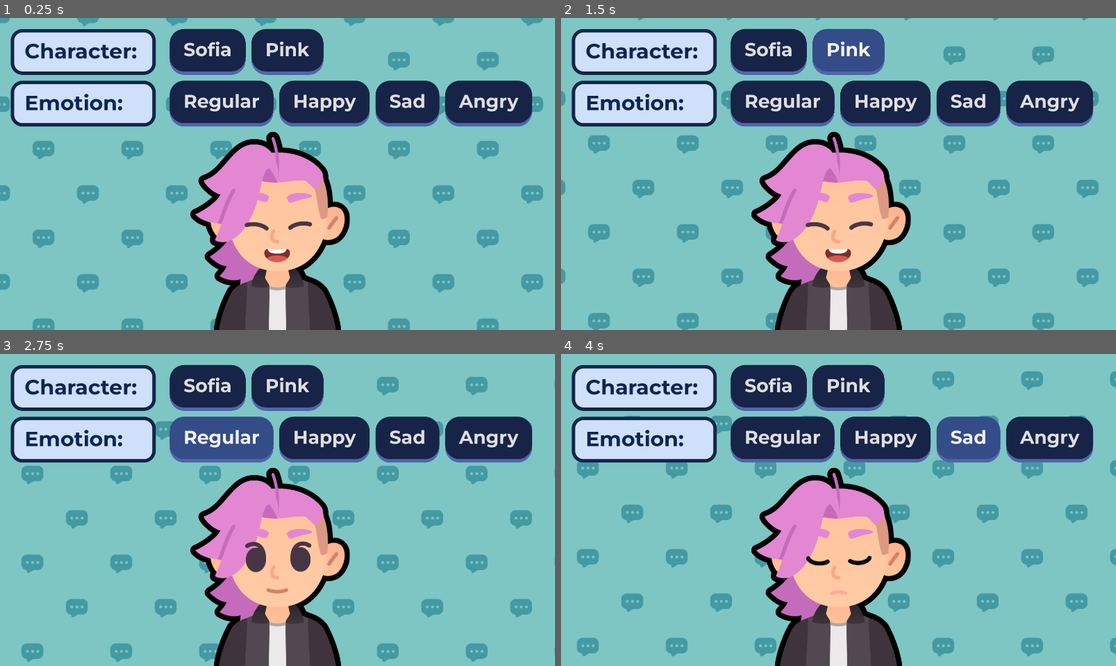
Above: before the commit, frames 1-4 (two rows, left to right).
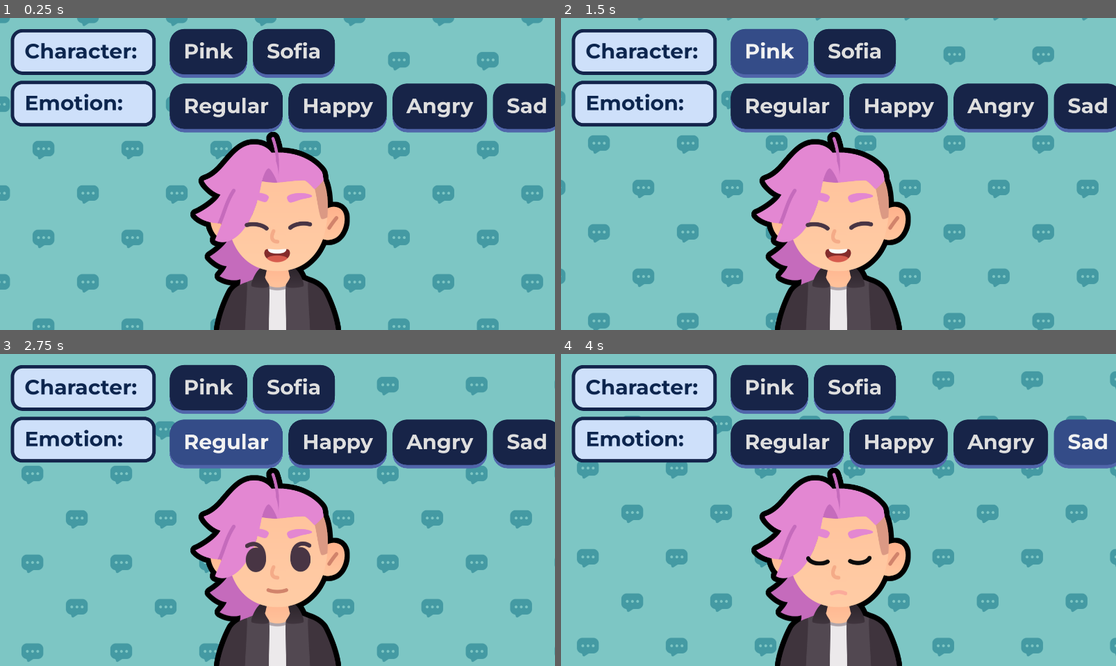
Above: after the commit, the same moments.

Repository: jonathanngkh/gdquest-jon
Game: Godot game, scene res://lessons/expressions.tscn
Same seed, same stepped clock (60 frames per second), same inputs: the game is played once before the commit and once after it. The project has no main scene, so this scene is started directly. Sound files missing from this copy of the repository are replaced by a short silence.
Inputs:
- Up to frame 1 (0.25 s): no input
- Up to frame 2 (1.5 s): click "Sofia" at 0.5 s; click "Pink" at 1.25 s
- Up to frame 3 (2.75 s): click "Regular" at 2 s
- Up to frame 4 (4 s): click "Happy" at 2.75 s; click "Sad" at 3.5 s

The runs differ from the first frame. In frame 1, 7.2% of the frame differs, in the area x 30-100%, y 3-37%; in frame 2, 9.9%; in frame 3, 7.2%; in frame 4, 8.7%.

Commit message:
programatically creating buttons by looping over dictionaries

Diff:
--- a/M07.telling_a_story_workbook/lessons/expressions.gd
+++ b/M07.telling_a_story_workbook/lessons/expressions.gd
@@ -1,13 +1,9 @@
 extends Control
 
-@onready var button_sofia: Button = %ButtonSofia
-@onready var button_pink: Button = %ButtonPink
-@onready var button_regular: Button = %ButtonRegular
-@onready var button_happy: Button = %ButtonHappy
-@onready var button_sad: Button = %ButtonSad
-@onready var button_angry: Button = %ButtonAngry
-@onready var body: TextureRect = $Body
-@onready var expression: TextureRect = $Body/Expression
+@onready var body: TextureRect = %Body
+@onready var expression: TextureRect = %Expression
+@onready var row_characters: HBoxContainer = %RowCharacters
+@onready var row_expressions: HBoxContainer = %RowExpressions
 
 var expressions: Dictionary = {
 	"regular" = preload("res://assets/emotion_regular.png"),
@@ -16,29 +12,49 @@
 	"sad" = preload("res://assets/emotion_sad.png")
 }
 
-
 var characters: Dictionary = {
 	"pink" = preload("res://assets/pink.png"),
 	"sofia" = preload("res://assets/sophia.png")
 }
+
+func create_button(from_dictionary, dictionary_key) -> void:
+	var button := Button.new()
+	if from_dictionary == characters:
+		row_characters.add_child(button)
+	elif from_dictionary == expressions:
+		row_expressions.add_child(button)
+	var key = dictionary_key
+	button.text = key.capitalize()
+	button.pressed.connect(func() -> void:
+		if from_dictionary == characters:
+			body.texture = characters[key]
+		elif from_dictionary == expressions:
+			expression.texture = expressions[key]
+	)
 
 
 # Called when the node enters the scene tree for the first time.
 func _ready() -> void:
 	body.texture = characters["pink"]
 	expression.texture = expressions["happy"]
-	button_pink.pressed.connect(func() -> void:
-		body.texture = characters["pink"])
-	button_sofia.pressed.connect(func() -> void:
-		body.texture = characters["sofia"])
-	button_happy.pressed.connect(func() -> void:
-		expression.texture = expressions["happy"])
-	button_angry.pressed.connect(func() -> void:
-		expression.texture = expressions["angry"])
-	button_sad.pressed.connect(func() -> void:
-		expression.texture = expressions["sad"])
-	button_regular.pressed.connect(func() -> void:
-		expression.texture = expressions["regular"])
+	for character:String in characters:
+		create_button(characters, character)
+	for expression:String in expressions:
+		create_button(expressions, expression)
+
+	#button_pink.pressed.connect(func() -> void:
+		#body.texture = characters["pink"])
+	#button_sofia.pressed.connect(func() -> void:
+		#body.texture = characters["sofia"])
+	#button_happy.pressed.connect(func() -> void:
+		#expression.texture = expressions["happy"])
+	#button_angry.pressed.connect(func() -> void:
+		#expression.texture = expressions["angry"])
+	#button_sad.pressed.connect(func() -> void:
+		#expression.texture = expressions["sad"])
+	#button_regular.pressed.connect(func() -> void:
+		#expression.texture = expressions["regular"])
+
 	#button_pink.pressed.connect(_on_button_pink_pressed)
 	#button_sofia.pressed.connect(_on_button_sofia_pressed)
 	#button_happy.pressed.connect(_on_button_happy_pressed)
--- a/M07.telling_a_story_workbook/lessons/expressions.tscn
+++ b/M07.telling_a_story_workbook/lessons/expressions.tscn
@@ -6,9 +6,6 @@
 [ext_resource type="Texture2D" uid="uid://bnly1gkbxw6b5" path="res://assets/bubble_pattern.png" id="4_fqhlw"]
 [ext_resource type="Texture2D" uid="uid://copkt78vgp37i" path="res://assets/sophia.png" id="5_v4r04"]
 [ext_resource type="Texture2D" uid="uid://d000xjtr4iqtk" path="res://assets/emotion_regular.png" id="6_t35ci"]
-[ext_resource type="Script" path="res://lessons/NextButton.gd" id="7_3mdsn"]
-[ext_resource type="AudioStream" uid="uid://coqq86860tgo8" path="res://assets/sfx/21-cardboard1.wav" id="8_hwvlp"]
-[ext_resource type="AudioStream" uid="uid://ocbvkjojotgm" path="res://assets/talking_synth.mp3" id="17_u12ch"]
 
 [sub_resource type="ShaderMaterial" id="ShaderMaterial_xw5kj"]
 shader = ExtResource("3_32vg7")
@@ -38,6 +35,7 @@
 grow_vertical = 2
 
 [node name="Body" type="TextureRect" parent="."]
+unique_name_in_owner = true
 layout_mode = 1
 anchors_preset = -1
 anchor_top = 0.244
@@ -51,6 +49,7 @@
 stretch_mode = 5
 
 [node name="Expression" type="TextureRect" parent="Body"]
+unique_name_in_owner = true
 layout_mode = 1
 anchors_preset = 15
 anchor_right = 1.0
@@ -80,7 +79,7 @@
 size_flags_vertical = 3
 text = "Emotion:"
 
-[node name="VBoxContainer" type="VBoxContainer" parent="."]
+[node name="ExpressionsVBoxContainer" type="VBoxContainer" parent="."]
 layout_mode = 0
 offset_left = 587.0
 offset_top = 38.0
@@ -88,178 +87,10 @@
 offset_bottom = 376.0
 metadata/_edit_group_ = true
 
-[node name="HBoxContainer" type="HBoxContainer" parent="VBoxContainer"]
+[node name="RowCharacters" type="HBoxContainer" parent="ExpressionsVBoxContainer"]
+unique_name_in_owner = true
 layout_mode = 2
 
-[node name="ButtonSofia" type="Button" parent="VBoxContainer/HBoxContainer"]
+[node name="RowExpressions" type="HBoxContainer" parent="ExpressionsVBoxContainer"]
 unique_name_in_owner = true
 layout_mode = 2
-theme = ExtResource("1_3g3im")
-theme_override_font_sizes/font_size = 64
-text = "Sofia"
-script = ExtResource("7_3mdsn")
-
-[node name="ButtonMouseExitedSound" type="AudioStreamPlayer" parent="VBoxContainer/HBoxContainer/ButtonSofia"]
-stream = ExtResource("8_hwvlp")
-volume_db = 24.0
-pitch_scale = 0.8
-
-[node name="ButtonDownSound" type="AudioStreamPlayer" parent="VBoxContainer/HBoxContainer/ButtonSofia"]
-stream = ExtResource("8_hwvlp")
-volume_db = 24.0
-pitch_scale = 2.0
-
-[node name="ButtonUpSound" type="AudioStreamPlayer" parent="VBoxContainer/HBoxContainer/ButtonSofia"]
-stream = ExtResource("8_hwvlp")
-volume_db = 24.0
-
-[node name="ButtonHoverSound" type="AudioStreamPlayer" parent="VBoxContainer/HBoxContainer/ButtonSofia"]
-stream = ExtResource("8_hwvlp")
-volume_db = 24.0
-pitch_scale = 1.2
-
-[node name="ButtonPink" type="Button" parent="VBoxContainer/HBoxContainer"]
-unique_name_in_owner = true
-layout_mode = 2
-theme = ExtResource("1_3g3im")
-theme_override_font_sizes/font_size = 64
-text = "Pink"
-script = ExtResource("7_3mdsn")
-
-[node name="ButtonHoverSound" type="AudioStreamPlayer" parent="VBoxContainer/HBoxContainer/ButtonPink"]
-stream = ExtResource("8_hwvlp")
-volume_db = 24.0
-pitch_scale = 1.2
-
-[node name="ButtonMouseExitedSound" type="AudioStreamPlayer" parent="VBoxContainer/HBoxContainer/ButtonPink"]
-stream = ExtResource("8_hwvlp")
-volume_db = 24.0
-pitch_scale = 0.8
-
-[node name="ButtonDownSound" type="AudioStreamPlayer" parent="VBoxContainer/HBoxContainer/ButtonPink"]
-stream = ExtResource("8_hwvlp")
-volume_db = 24.0
-pitch_scale = 2.0
-
-[node name="ButtonUpSound" type="AudioStreamPlayer" parent="VBoxContainer/HBoxContainer/ButtonPink"]
-stream = ExtResource("8_hwvlp")
-volume_db = 24.0
-
-[node name="HBoxContainer2" type="HBoxContainer" parent="VBoxContainer"]
-layout_mode = 2
-
-[node name="ButtonRegular" type="Button" parent="VBoxContainer/HBoxContainer2"]
-unique_name_in_owner = true
-layout_mode = 2
-theme = ExtResource("1_3g3im")
-theme_override_font_sizes/font_size = 64
-text = "Regular"
-script = ExtResource("7_3mdsn")
-
-[node name="ButtonHoverSound" type="AudioStreamPlayer" parent="VBoxContainer/HBoxContainer2/ButtonRegular"]
-stream = ExtResource("8_hwvlp")
-volume_db = 24.0
-pitch_scale = 1.2
-
-[node name="ButtonMouseExitedSound" type="AudioStreamPlayer" parent="VBoxContainer/HBoxContainer2/ButtonRegular"]
-stream = ExtResource("8_hwvlp")
-volume_db = 24.0
-pitch_scale = 0.8
-
-[node name="ButtonDownSound" type="AudioStreamPlayer" parent="VBoxContainer/HBoxContainer2/ButtonRegular"]
-stream = ExtResource("8_hwvlp")
-volume_db = 24.0
-pitch_scale = 2.0
-
-[node name="ButtonUpSound" type="AudioStreamPlayer" parent="VBoxContainer/HBoxContainer2/ButtonRegular"]
-stream = ExtResource("8_hwvlp")
-volume_db = 24.0
-
-[node name="ButtonHappy" type="Button" parent="VBoxContainer/HBoxContainer2"]
-unique_name_in_owner = true
-layout_mode = 2
-theme = ExtResource("1_3g3im")
-theme_override_font_sizes/font_size = 64
-text = "Happy"
-script = ExtResource("7_3mdsn")
-
-[node name="ButtonHoverSound" type="AudioStreamPlayer" parent="VBoxContainer/HBoxContainer2/ButtonHappy"]
-stream = ExtResource("8_hwvlp")
-volume_db = 24.0
-pitch_scale = 1.2
-
-[node name="ButtonMouseExitedSound" type="AudioStreamPlayer" parent="VBoxContainer/HBoxContainer2/ButtonHappy"]
-stream = ExtResource("8_hwvlp")
-volume_db = 24.0
-pitch_scale = 0.8
-
-[node name="ButtonDownSound" type="AudioStreamPlayer" parent="VBoxContainer/HBoxContainer2/ButtonHappy"]
-stream = ExtResource("8_hwvlp")
-volume_db = 24.0
-pitch_scale = 2.0
-
-[node name="ButtonUpSound" type="AudioStreamPlayer" parent="VBoxContainer/HBoxContainer2/ButtonHappy"]
-stream = ExtResource("8_hwvlp")
-volume_db = 24.0
-
-[node name="ButtonSad" type="Button" parent="VBoxContainer/HBoxContainer2"]
-unique_name_in_owner = true
-layout_mode = 2
-theme = ExtResource("1_3g3im")
-theme_override_font_sizes/font_size = 64
-text = "Sad"
-script = ExtResource("7_3mdsn")
-
-[node name="ButtonHoverSound" type="AudioStreamPlayer" parent="VBoxContainer/HBoxContainer2/ButtonSad"]
-stream = ExtResource("8_hwvlp")
-volume_db = 24.0
-pitch_scale = 1.2
-
-[node name="ButtonMouseExitedSound" type="AudioStreamPlayer" parent="VBoxContainer/HBoxContainer2/ButtonSad"]
-stream = ExtResource("8_hwvlp")
-volume_db = 24.0
-pitch_scale = 0.8
-
-[node name="ButtonDownSound" type="AudioStreamPlayer" parent="VBoxContainer/HBoxContainer2/ButtonSad"]
-stream = ExtResource("8_hwvlp")
-volume_db = 24.0
-pitch_scale = 2.0
-
-[node name="ButtonUpSound" type="AudioStreamPlayer" parent="VBoxContainer/HBoxContainer2/ButtonSad"]
-stream = ExtResource("8_hwvlp")
-volume_db = 24.0
-
-[node name="ButtonAngry" type="Button" parent="VBoxContainer/HBoxContainer2"]
-unique_name_in_owner = true
-layout_mode = 2
-theme = ExtResource("1_3g3im")
-theme_override_font_sizes/font_size = 64
-text = "Angry"
-script = ExtResource("7_3mdsn")
-
-[node name="ButtonHoverSound" type="AudioStreamPlayer" parent="VBoxContainer/HBoxContainer2/ButtonAngry"]
-stream = ExtResource("8_hwvlp")
-volume_db = 24.0
-pitch_scale = 1.2
-
-[node name="ButtonMouseExitedSound" type="AudioStreamPlayer" parent="VBoxContainer/HBoxContainer2/ButtonAngry"]
-stream = ExtResource("8_hwvlp")
-volume_db = 24.0
-pitch_scale = 0.8
-
-[node name="ButtonDownSound" type="AudioStreamPlayer" parent="VBoxContainer/HBoxContainer2/ButtonAngry"]
-stream = ExtResource("8_hwvlp")
-volume_db = 24.0
-pitch_scale = 2.0
-
-[node name="ButtonUpSound" type="AudioStreamPlayer" parent="VBoxContainer/HBoxContainer2/ButtonAngry"]
-stream = ExtResource("8_hwvlp")
-volume_db = 24.0
-
-[node name="TalkingSound" type="AudioStreamPlayer" parent="."]
-stream = ExtResource("17_u12ch")
-volume_db = -4.0
-pitch_scale = 2.0
-
-[node name="TalkingTimer" type="Timer" parent="."]
-one_shot = true
Not shown: 1 places in M07.telling_a_story_workbook/lessons/expressions.tscn that only renumber resources
